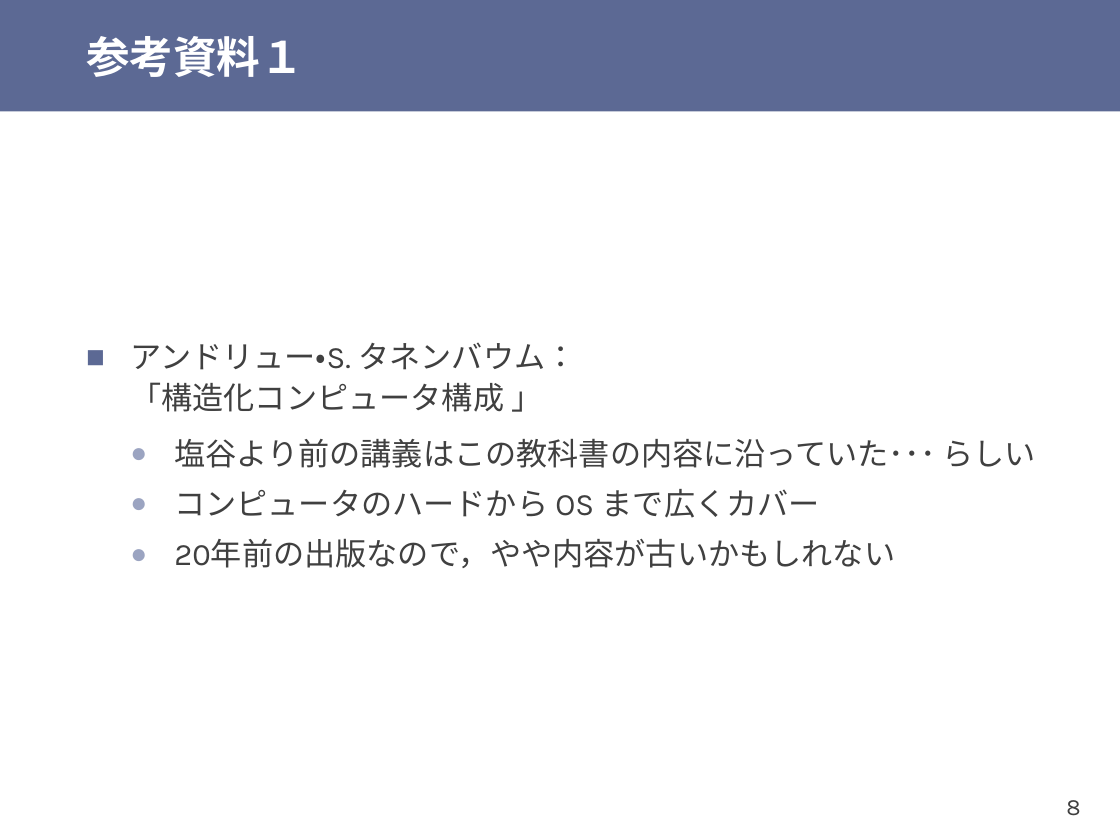
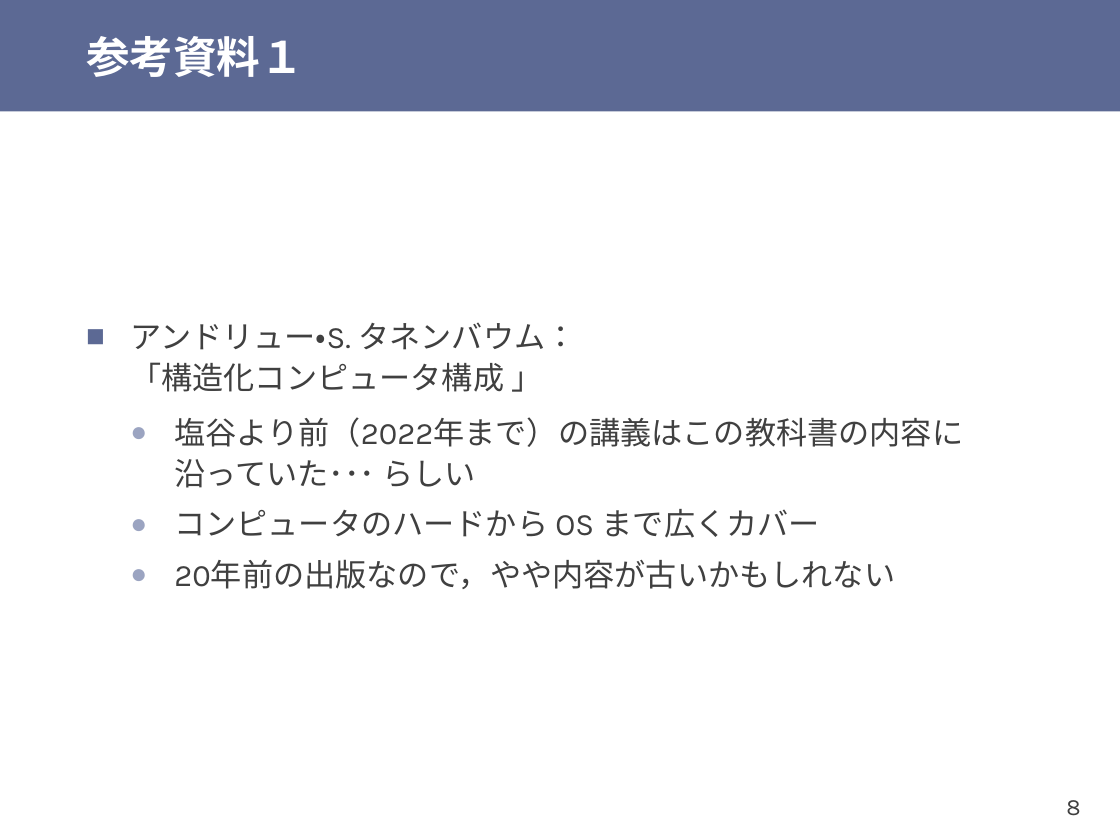
Before and after one commit to shioyadan/otya-computer-architecture-i, a slide deck: slide 8 of cai-shioya-01.pptx. Drawn at 1120x840 pixels with LibreOffice and Linux fonts; fonts in the diff are those of the drawing. Boxes give left, top, right and bottom in pixels: in the first picture for what was removed or moved away, otherwise in the second. Text is boxed around its words. In the diff, an @@ line names an element or a change of style, - is before the commit and + after.

```diff
--- a/cai-shioya-01.pptx
+++ b/cai-shioya-01.pptx
@@ text at (174,417,963,488): text changed @@
-  ● 塩谷より前の講義はこの教科書の内容に沿っていた･･･ らしい
+  ● 塩谷より前（2022年まで）の講義はこの教科書の内容に
+    沿っていた･･･ らしい
```
Also in this commit, not shown: 14 other slides changed, 3 slides added, 2 other files.
